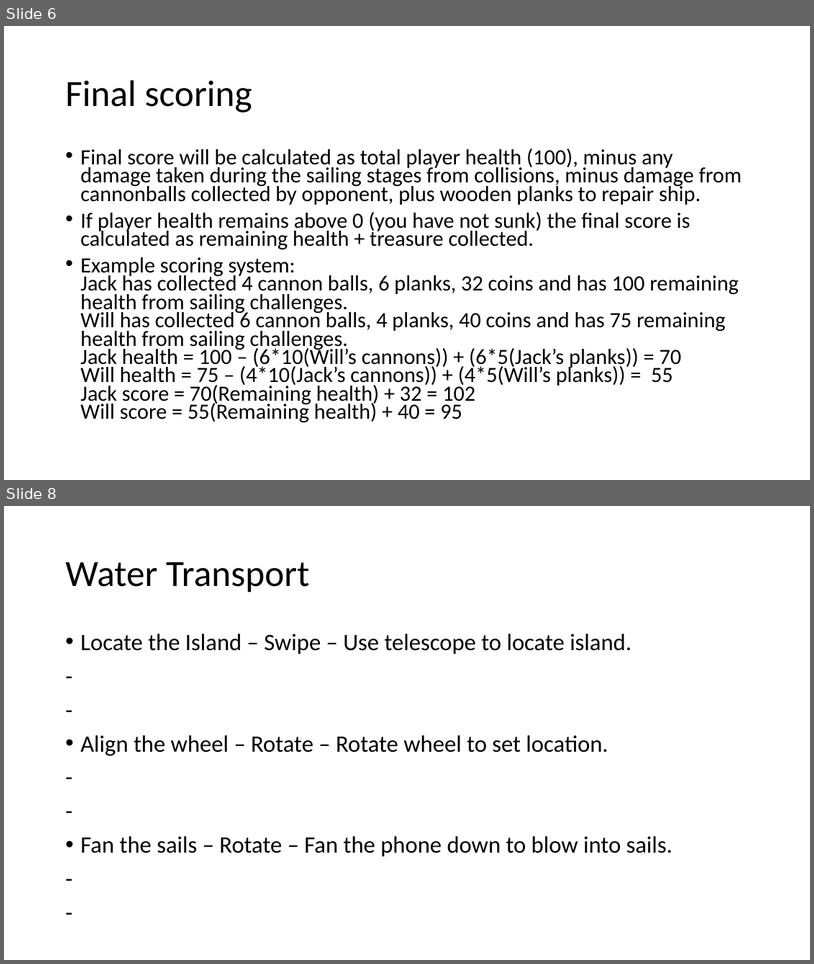
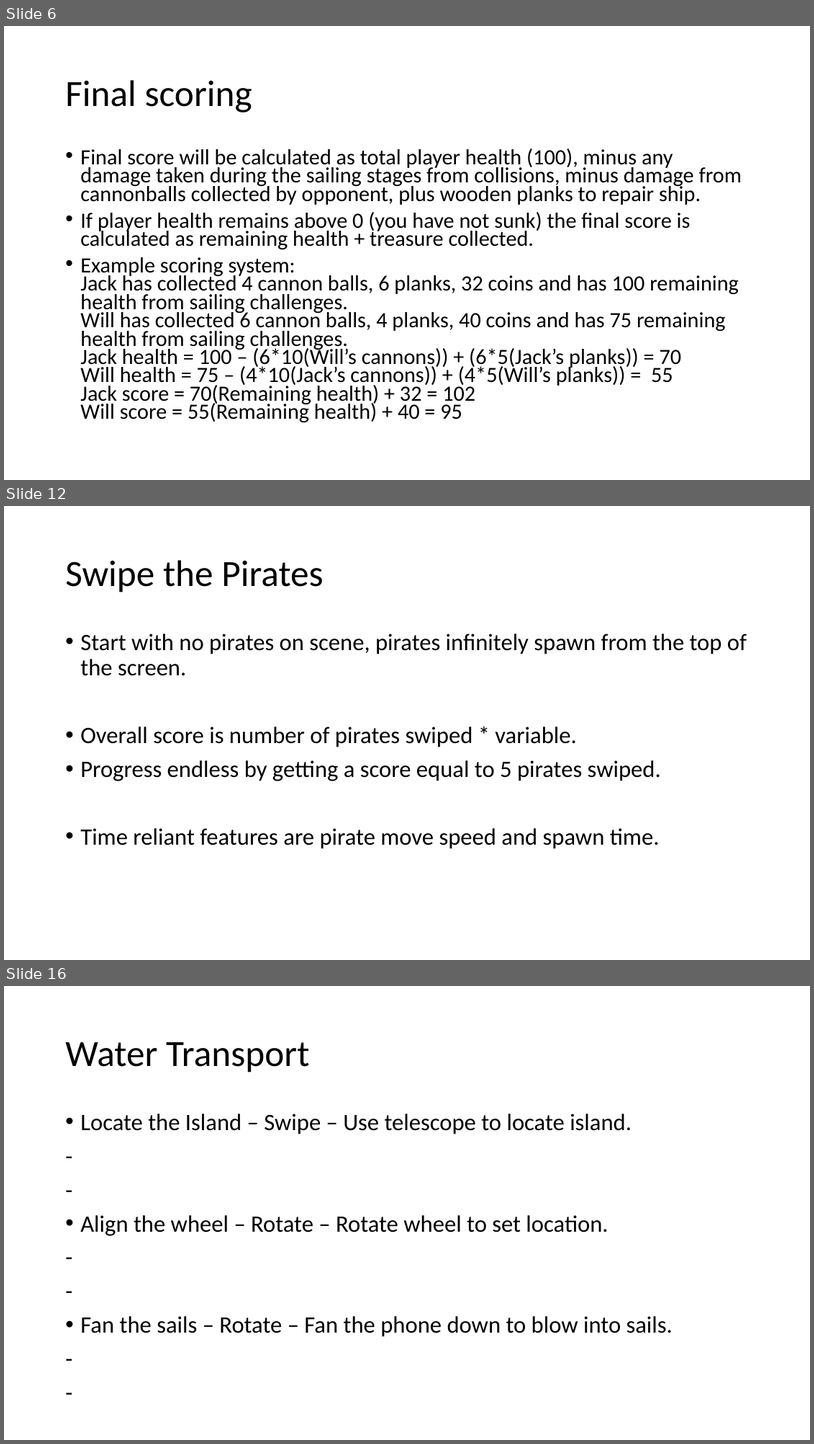
Before and after one commit to Mr-Turtle12/Mobile-Pirate-Game, a slide deck: Pirate game.pptx. Shown one above the other, each under a label of ours: slides 6 and 8 before the commit, slides 6, 12 and 16 after it; the slides between them are not shown. The pictures are 814x964 and 814x1444 pixels, drawn with LibreOffice and Linux fonts; fonts in the diff are those of the drawing. Boxes give left, top, right and bottom in pixels: in the first picture for what was removed or moved away, otherwise in the second. Text is boxed around its words. In the diff, an @@ line names an element or a change of style, - is before the commit and + after.

```diff
--- a/Pirate game.pptx
+++ b/Pirate game.pptx
@@ slide 12 added at [4,506,810,960], background #FFFFFF @@
@@ title added at [65,560,324,592], 44 pt, text #000000 @@
+Swipe the Pirates
@@ text added at [80,633,747,849], 28 pt, text #000000 @@
+• Start with no pirates on scene, pirates infinitely spawn from the top of the screen.
+• Overall score is number of pirates swiped * variable.
+• Progress endless by getting a score equal to 5 pirates swiped.
+• Time reliant features are pirate move speed and spawn time.
@@ what was slide 8 is now slide 16 @@
```
Also in this commit, not shown: 1 slide changed, 7 other slides added.
